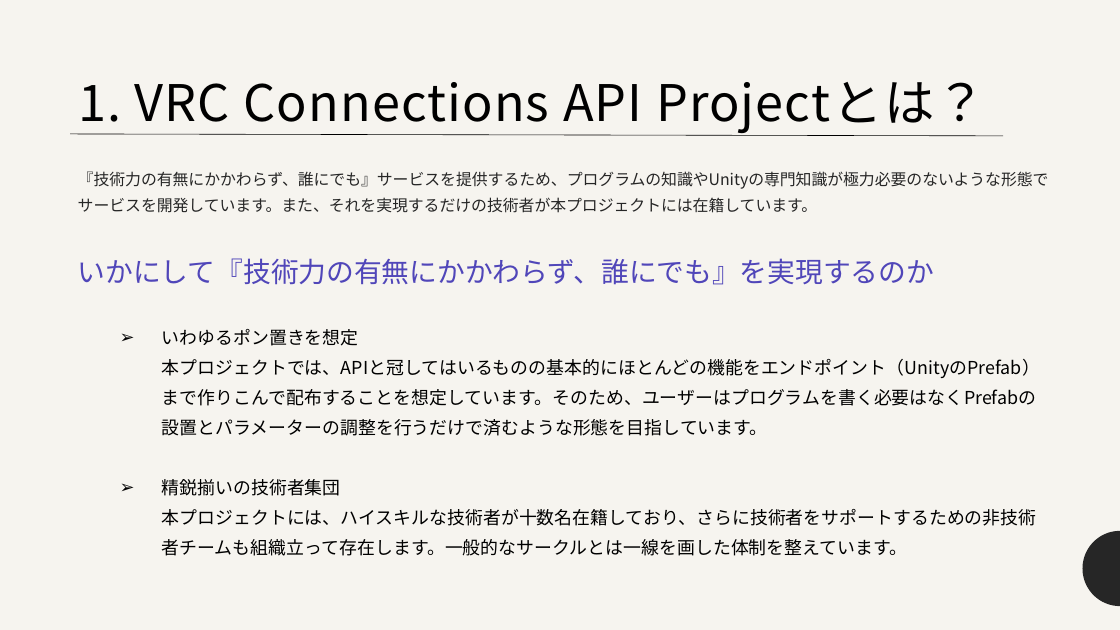
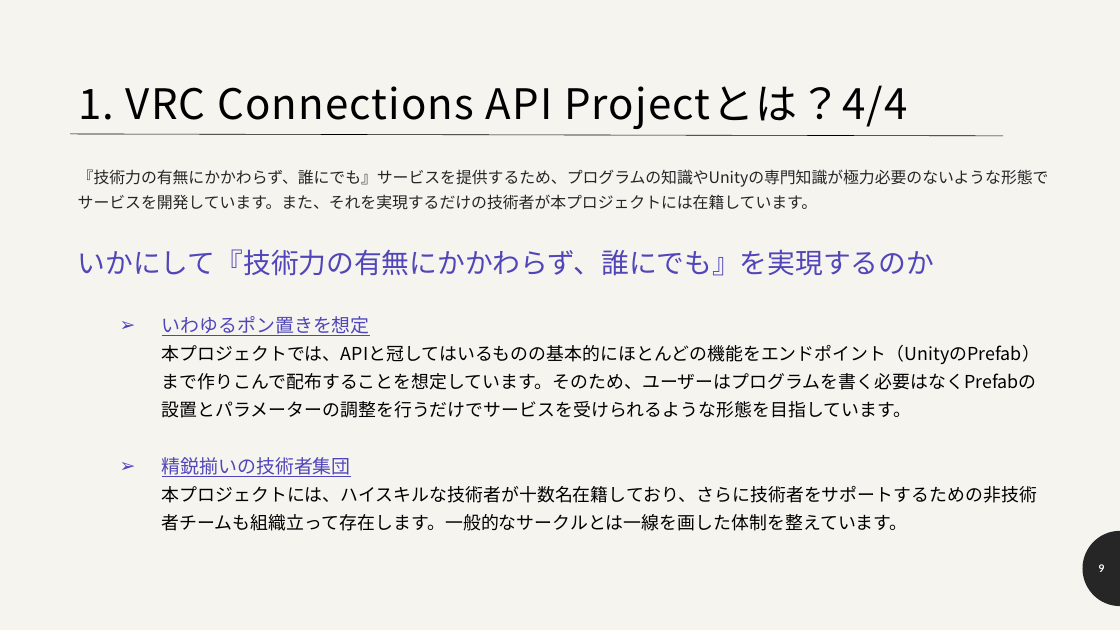
Before and after one commit to nHaruka-git/VRC-Connestions-API-Project-Public-Resources, a slide deck: slide 9 of 対外紹介資料.pptx (slide 5 before the commit). Drawn at 1120x630 pixels with LibreOffice and Linux fonts; fonts in the diff are those of the drawing. Boxes give left, top, right and bottom in pixels: in the first picture for what was removed or moved away, otherwise in the second. Text is boxed around its words. In the diff, an @@ line names an element or a change of style, - is before the commit and + after.

```diff
--- a/対外紹介資料.pptx
+++ b/対外紹介資料.pptx
@@ title at (78, 85, 907, 129): text changed; size 43.2 to 36 pt @@
-1. VRC Connections API Projectとは？
+1. VRC Connections API Projectとは？4/4
@@ text at (78, 169, 1049, 531): size 15.3 to 16.1 pt, text colour #000000 to #5046B9, underline on in "精鋭揃いの技術者集団"; line spacing 1.4 to 1.3 @@
@@ text at (162, 316, 1040, 418): text changed @@
-  ➢ いわゆるポン置きを想定
-    本プロジェクトでは、APIと冠してはいるものの基本的にほとんどの機能をエンドポイント（UnityのPrefab）まで作りこんで配布することを想定しています。そのため、ユーザーはプログラムを書く必要はなくPrefabの設置とパラメーターの調整を行うだけで済むような形態を目指しています。
+  ➢ いわゆるポン置きを想定
+    本プロジェクトでは、APIと冠してはいるものの基本的にほとんどの機能をエンドポイント（UnityのPrefab）まで作りこんで配布することを想定しています。そのため、ユーザーはプログラムを書く必要はなくPrefabの設置とパラメーターの調整を行うだけでサービスを受けられるような形態を目指しています。
@@ page number added at (1099, 564, 1105, 572), 9 pt, text #FFFFFF, bold @@
+9
```
Also in this commit, not shown: 6 other slides changed, 10 slides added, 2 slides removed, 25 other files.
